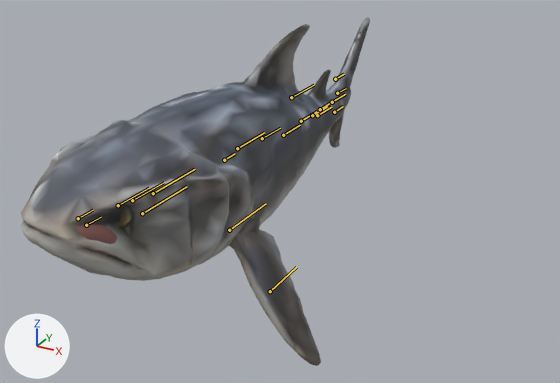
Renders of the glTF model public/assets/triassic/creatures/birgeria.puppet.glb from each side of a commit.
Camera for both pictures: a 50 mm camera at (3.16, -4.83, 2.25) aimed at (0.25, 0.46, -0.4). Every picture has the same lights, and +X, +Y and +Z are marked at lower left. The older version comes first. The bones that change, and the others that lie on the model, are drawn over the model as lines.

Objects in the first picture: 'Birgeria procedural volume twin', 'Birgeria procedural volume twin lower jaw', 'Oral cavity lining'.
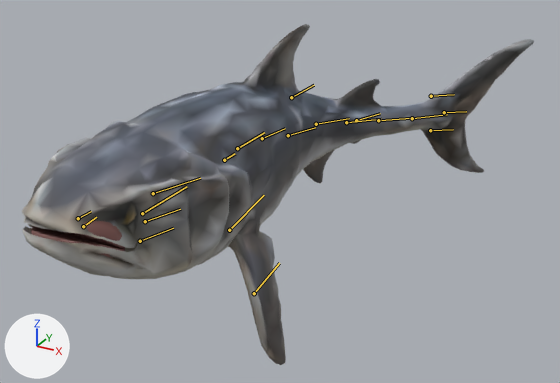
The newer file adds an action. The first version stands in its rest pose; the second is drawn at frame 8 of the action 'Flop'.

The edits, one by one:
Bone 'pec_upper_L' (bone_pec_upper_l) turns from (0, 0, 0) to (-7, -20, -3) degrees about its own x, y and z.
Bone 'pec_upper_R' (bone_pec_upper_r) turns from (0, 0, 0) to (8, 22, 4) degrees about its own x, y and z.
Bone 'skull' (bone_skull) turns from (0, 0, 0) to (-5, 1, 7) degrees about its own x, y and z.
Bone 'jaw' (bone_jaw) turns from (0, 0, 0) to (7, 2, 0) degrees about its own x, y and z.
Bone 'tail_00' (bone_tail_00) turns from (0, 0, 0) to (1, -2, -8) degrees about its own x, y and z.
Bone 'tail_01' (bone_tail_01) turns from (0, 0, 0) to (0, 2, -15) degrees about its own x, y and z.
Bone 'tail_02' (bone_tail_02) turns from (0, 0, 0) to (1, -2, -17) degrees about its own x, y and z.
Bone 'tail_03' (bone_tail_03) turns from (0, 0, 0) to (1, -1, -14) degrees about its own x, y and z.
Bone 'tail_04' (bone_tail_04) turns from (0, 0, 0) to (1, 0, -7) degrees about its own x, y and z.
Bone 'tail_05' (bone_tail_05) turns from (0, 0, 0) to (1, 0, 2) degrees about its own x, y and z.
Bone 'tail_06' (bone_tail_06) turns from (0, 0, 0) to (-2, 8, -6) degrees about its own x, y and z.

What differs and where, as boxes [x1, y1, x2, y2] in the pictures (560 x 383 px):
'Birgeria procedural volume twin', posed (47% wider)
    before: [21, 17, 370, 366]
    after: [22, 24, 534, 365]
'Birgeria procedural volume twin lower jaw', posed
    before: [21, 224, 144, 279]
    after: [23, 226, 145, 279]
'Oral cavity lining', posed
    before: [76, 224, 117, 255]
    after: [31, 220, 125, 258]
bone 'pec_upper_L', root to tip
    before: (153, 193) to (195, 169)
    after: (153, 193) to (200, 178)
bone 'pec_upper_R', root to tip
    before: (229, 230) to (266, 203)
    after: (229, 230) to (264, 195)
bone 'skull', root to tip
    before: (78, 218) to (93, 210)
    after: (78, 218) to (91, 211)
bone 'jaw', root to tip
    before: (86, 225) to (101, 217)
    after: (83, 226) to (96, 217)
bone 'tail_00', root to tip
    before: (262, 138) to (280, 128)
    after: (262, 138) to (285, 128)
bone 'tail_01', root to tip
    before: (283, 135) to (300, 125)
    after: (288, 135) to (315, 127)
bone 'tail_02', root to tip
    before: (301, 121) to (317, 111)
    after: (316, 124) to (349, 118)
bone 'tail_03', root to tip
    before: (312, 115) to (327, 106)
    after: (346, 122) to (381, 119)
bone 'tail_04', root to tip
    before: (320, 109) to (333, 101)
    after: (378, 120) to (412, 118)
bone 'tail_05', root to tip
    before: (332, 102) to (345, 94)
    after: (412, 118) to (447, 114)
bone 'tail_06', root to tip
    before: (337, 93) to (346, 88)
    after: (444, 112) to (466, 111)
